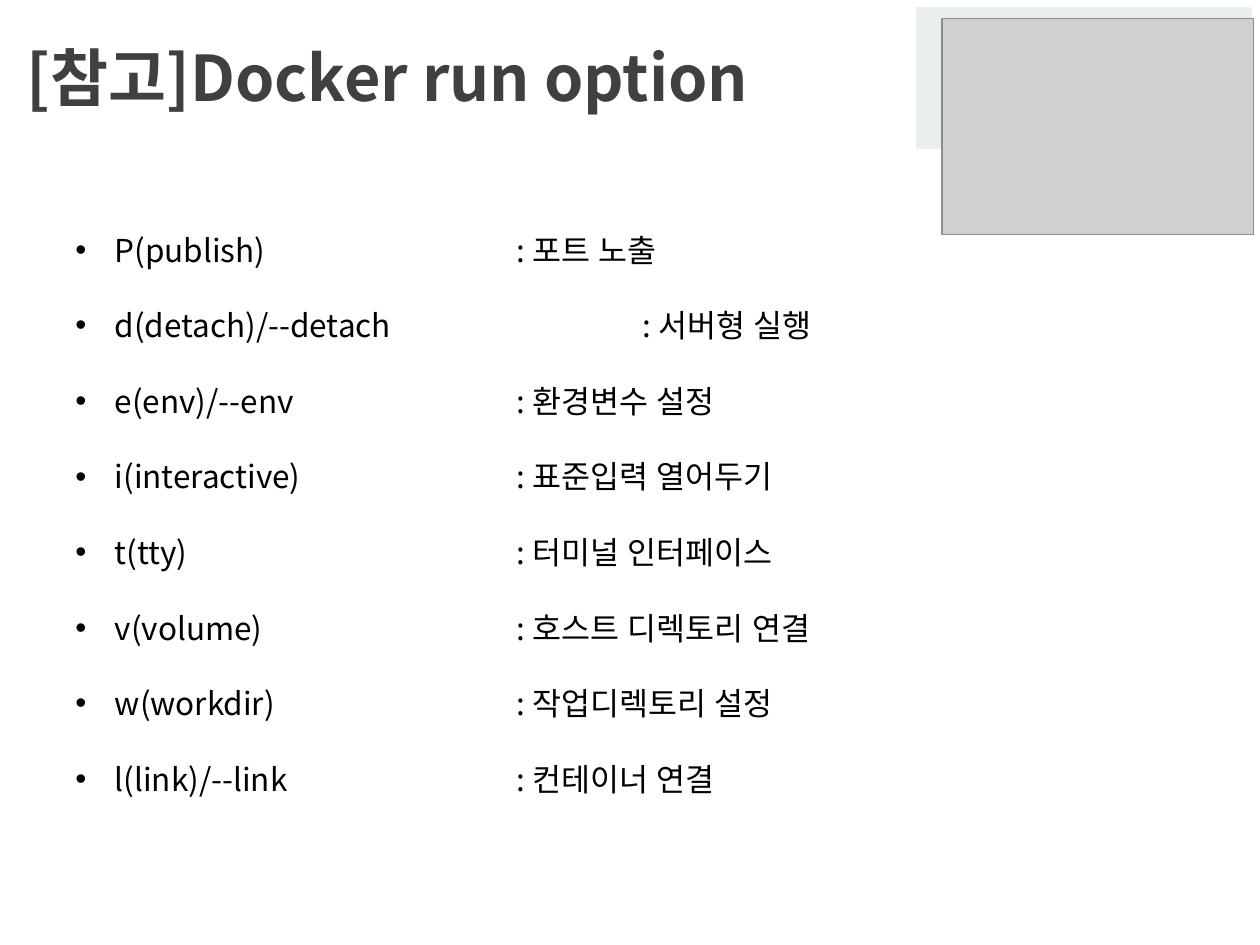
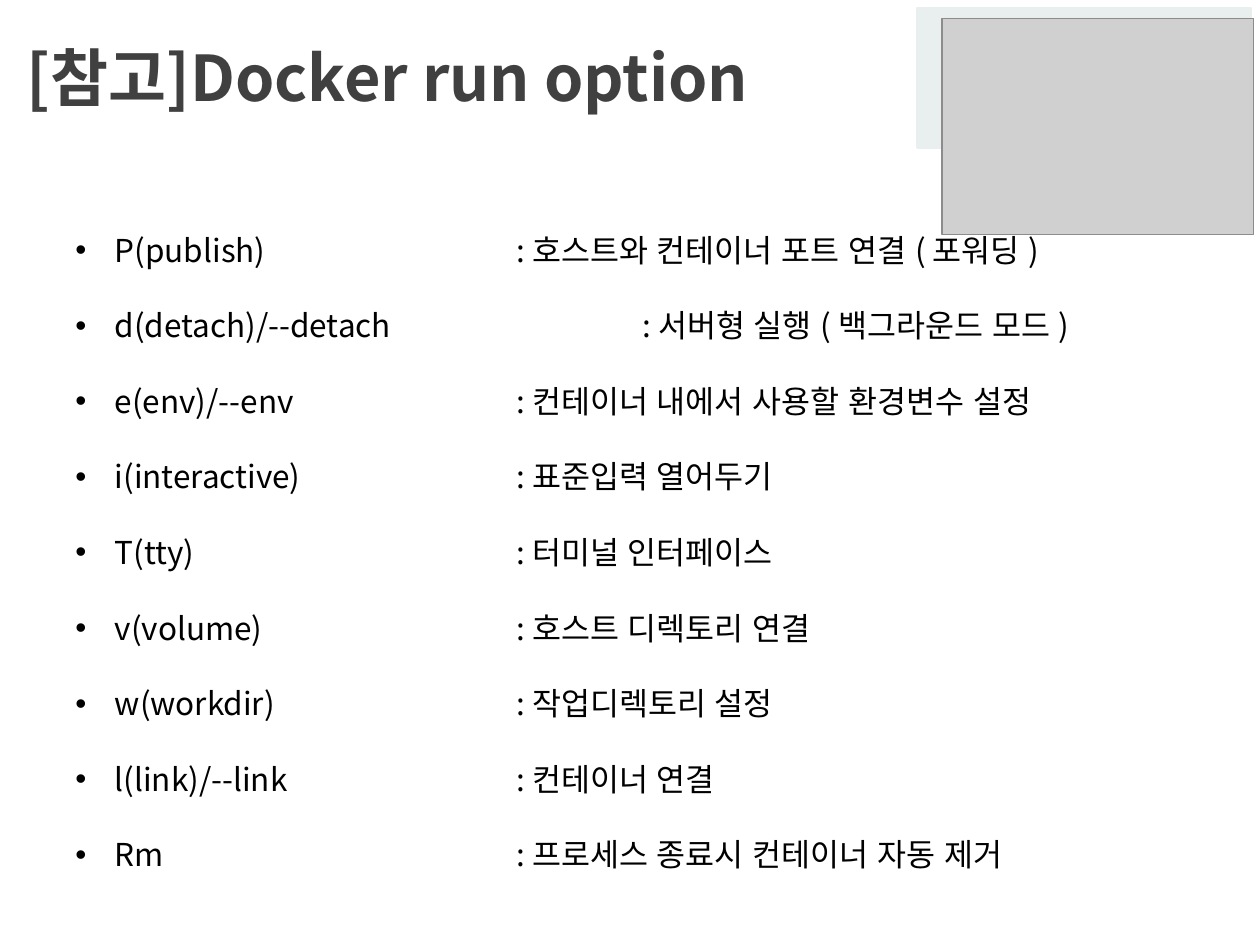
Before and after one commit to SSU-ALOE/IT_Trend_Conference, a slide deck: slide 24 of pandog_docker[4.26].pptx (slide 19 before the commit). Drawn at 1260x945 pixels with LibreOffice and Linux fonts; fonts in the diff are those of the drawing; grey boxes stand for pictures; background and template pictures are left out. Boxes give left, top, right and bottom in pixels: in the first picture for what was removed or moved away, otherwise in the second. Text is boxed around its words. In the diff, an @@ line names an element or a change of style, - is before the commit and + after.

```diff
--- a/pandog_docker[4.26].pptx
+++ b/pandog_docker[4.26].pptx
@@ text at [115, 230, 1050, 419]: text changed @@
-  • P(publish) : 포트 노출
-  • d(detach)/--detach : 서버형 실행
-  • e(env)/--env : 환경변수 설정
+  • P(publish) : 호스트와 컨테이너 포트 연결 ( 포워딩 )
+  • d(detach)/--detach : 서버형 실행 ( 백그라운드 모드 )
+  • e(env)/--env : 컨테이너 내에서 사용할 환경변수 설정
@@ text at [115, 538, 773, 572]: text changed @@
-  • t(tty) : 터미널 인터페이스
+  • T(tty) : 터미널 인터페이스
@@ text at [115, 840, 1002, 869]: paragraph added @@
+  • Rm : 프로세스 종료시 컨테이너 자동 제거
```
Also in this commit, not shown: 8 other slides changed, 9 slides added.
